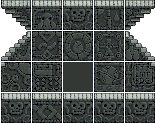
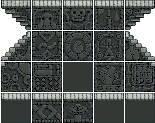
The second 155 × 123 image is a revision of the first. Changes to its layers:
painted on "Layer 1" over box(1, 86, 155, 123)
